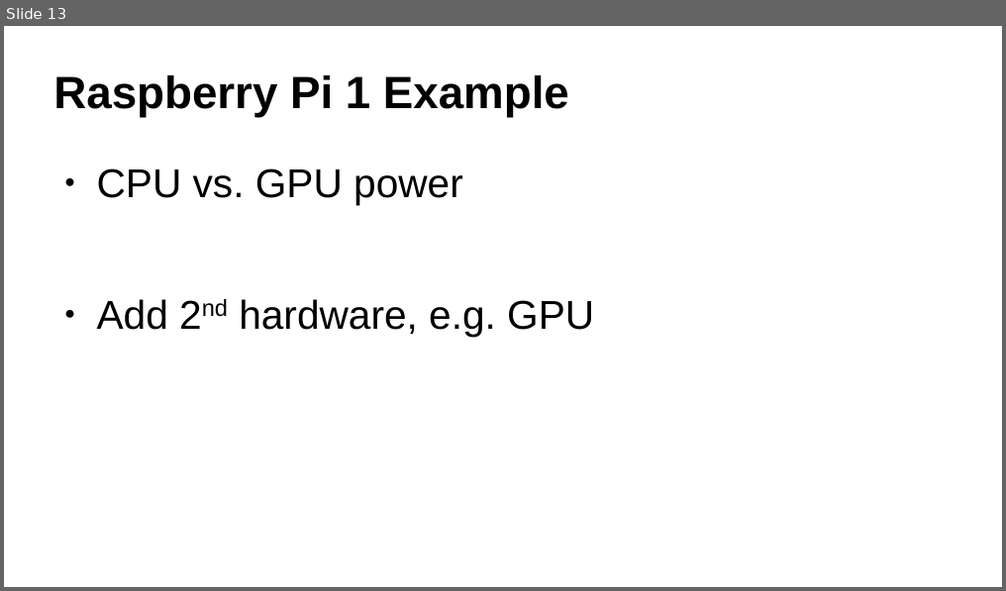
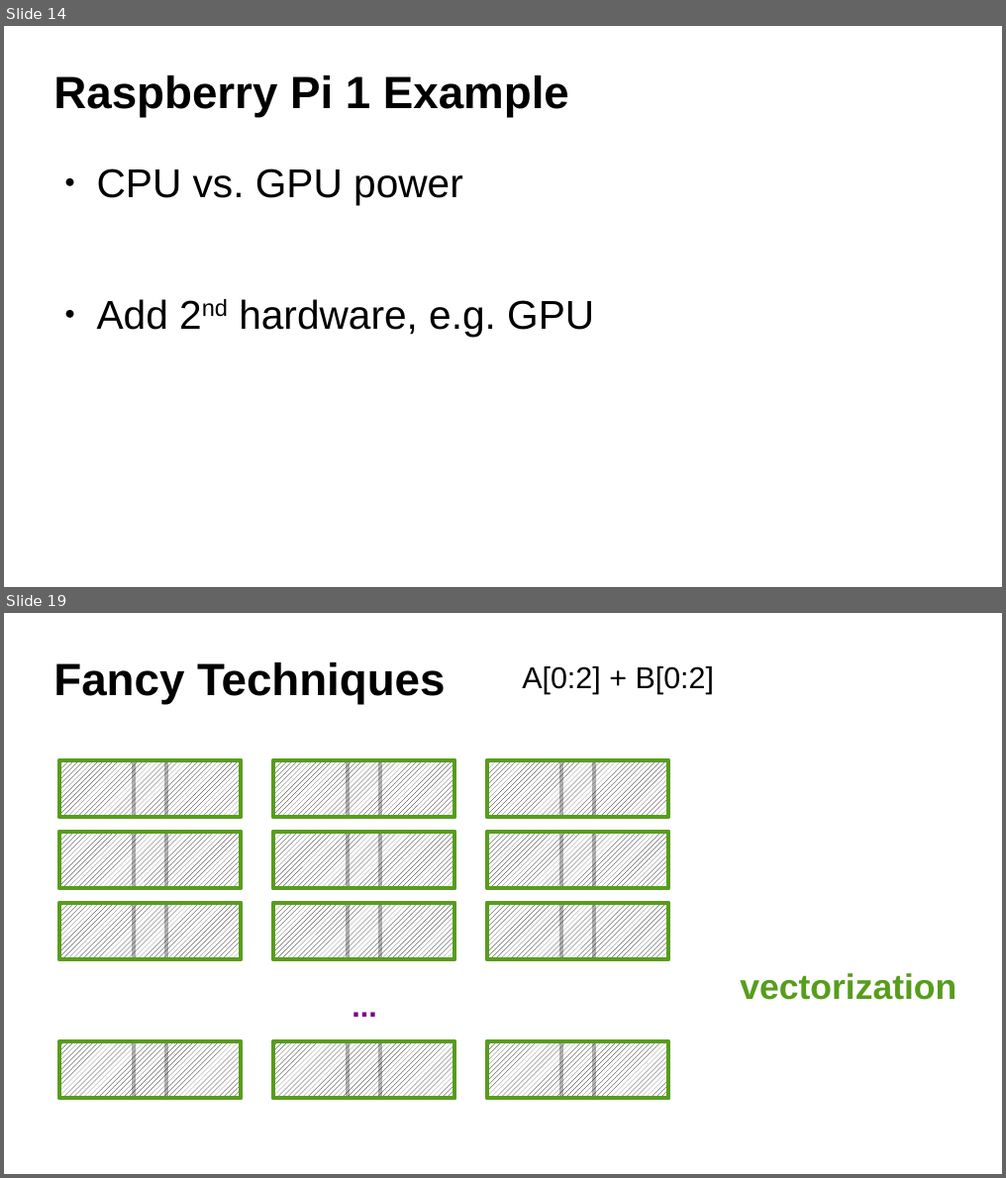
Before and after one commit to ax3l/datenspuren_2016, a slide deck: Slides.odp. Shown one above the other, each under a label of ours: slide 13 before the commit, slides 14 and 19 after it; the slides between them are not shown. The pictures are 1006x591 and 1006x1178 pixels, drawn with LibreOffice and Linux fonts; fonts in the diff are those of the drawing; background and template pictures are left out. Boxes give left, top, right and bottom in pixels: in the first picture for what was removed or moved away, otherwise in the second. Text is boxed around its words. In the diff, an @@ line names an element or a change of style, - is before the commit and + after.

```diff
--- a/Slides.odp
+++ b/Slides.odp
@@ slide 19 added at (x1=4, y1=613, x2=1002, y2=1174), background #FFFFFF @@
@@ title added at (x1=54, y1=663, x2=445, y2=704), 36 pt, text #000000, bold @@
+Fancy Techniques
@@ text added at (x1=522, y1=666, x2=715, y2=694), 24 pt, text #000000 @@
+A[0:2] + B[0:2]
@@ rectangle added at (x1=59, y1=761, x2=242, y2=817), fill pattern #000000 on #FFFFFF, outline #579D1C 3.12 pt @@
@@ rectangle added at (x1=273, y1=761, x2=455, y2=817), fill pattern #000000 on #FFFFFF, outline #579D1C 3.12 pt @@
@@ rectangle added at (x1=487, y1=761, x2=669, y2=817), fill pattern #000000 on #FFFFFF, outline #579D1C 3.12 pt @@
@@ group added at (x1=59, y1=761, x2=669, y2=888): 12 rectangles @@
@@ rectangle added at (x1=59, y1=832, x2=242, y2=888), fill pattern #000000 on #FFFFFF, outline #579D1C 3.12 pt @@
@@ rectangle added at (x1=273, y1=832, x2=455, y2=888), fill pattern #000000 on #FFFFFF, outline #579D1C 3.12 pt @@
@@ rectangle added at (x1=487, y1=832, x2=669, y2=888), fill pattern #000000 on #FFFFFF, outline #579D1C 3.12 pt @@
@@ rectangle added at (x1=59, y1=904, x2=242, y2=959), fill pattern #000000 on #FFFFFF, outline #579D1C 3.12 pt @@
@@ rectangle added at (x1=273, y1=904, x2=455, y2=959), fill pattern #000000 on #FFFFFF, outline #579D1C 3.12 pt @@
@@ rectangle added at (x1=487, y1=904, x2=669, y2=959), fill pattern #000000 on #FFFFFF, outline #579D1C 3.12 pt @@
@@ group added at (x1=59, y1=904, x2=669, y2=959): 6 rectangles @@
@@ group added at (x1=59, y1=983, x2=669, y2=1098): 6 rectangles, 1 text @@
+...
@@ text added at (x1=740, y1=973, x2=956, y2=1000), 28 pt, text #579D1C, bold @@
+vectorization
@@ rectangle added at (x1=59, y1=1043, x2=242, y2=1098), fill pattern #000000 on #FFFFFF, outline #579D1C 3.12 pt @@
@@ rectangle added at (x1=273, y1=1043, x2=455, y2=1098), fill pattern #000000 on #FFFFFF, outline #579D1C 3.12 pt @@
@@ rectangle added at (x1=487, y1=1043, x2=669, y2=1098), fill pattern #000000 on #FFFFFF, outline #579D1C 3.12 pt @@
@@ what was slide 13 is now slide 14 @@
```
Also in this commit, not shown: 7 slides changed, 20 other slides added, 1 slide removed.
